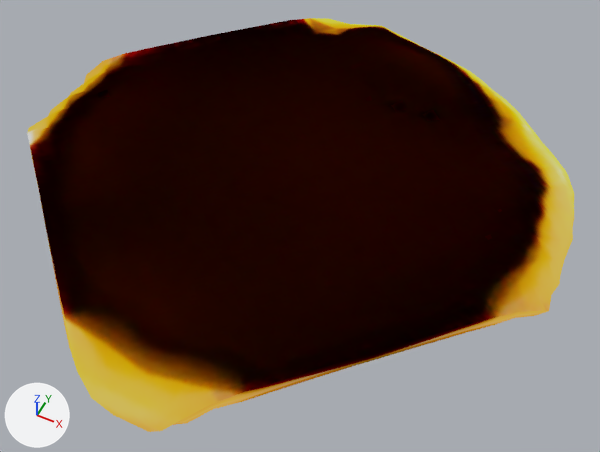
Two versions of the glTF model front/public/stylized_burger/bun_cheese.glb, one commit apart.
Rendered twice from a 50 mm camera at (0.318, -0.535, 0.757) aimed at (0.034, 0.033, 0.046). Every picture has the same lights, and +X, +Y and +Z are marked at lower left. Where no turn or scale is listed for an object, it has been applied to the vertices.

Before the edit, the objects in view are built like this:
```python
me_object_5 = bpy.data.meshes.new('Object_5')
me_object_5.from_pydata(...)  # 920 vertices, 1836 faces; spans x -0.343..0.294, y -0.347..0.287, z -0.077..0.023
me_object_5.materials.append(mat_cheese_bottom)
ob_bun_cheese = bpy.data.objects.new('bun_cheese', me_object_5)
ob_bun_cheese.location = (0.027, 0.0782, 0.0982)
```
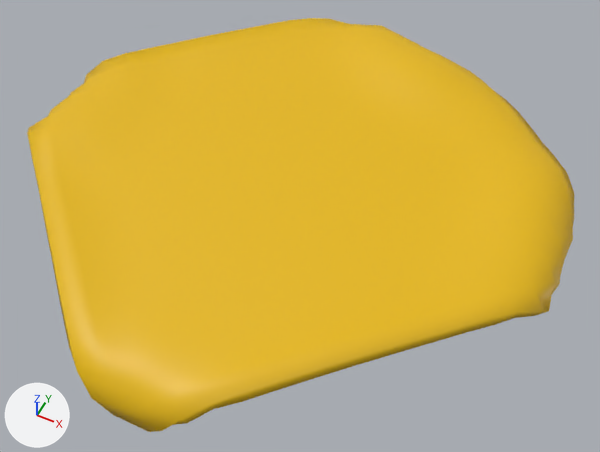
The newer file is also turned or shifted as a whole; pictures and numbers use the older file's frame.

What differs and where, as boxes (x1, y1, x2, y2) in the pictures (600 x 452 px):
```json
{"object": "bun_cheese", "change": "recoloured", "before": [27, 18, 574, 432], "after": [27, 18, 574, 432]}
```

The change, as JSON lines over the scene's bpy script:
```json
{"op": "add", "block": "mat_cheese_bottom_001", "code": ["mat_cheese_bottom_001 = principled_material('cheese_bottom.001')", "mat_cheese_bottom_001.base_color = (0.799, 0.485, 0.0)  # yellow #e7b900"]}
{"block": "me_object_5", "where": "me_object_5.from_pydata(...)  # 920 vertices, 1836 faces; spans x -0.343..0.294, y -0.347..0.287, z -0.077..0.023"}
{"op": "remove", "block": "me_object_5", "code": "me_object_5.materials.append(mat_cheese_bottom)"}
{"op": "add", "block": "me_object_5", "code": "me_object_5.materials.append(mat_cheese_bottom_001)  # yellow #e7b900"}
```
